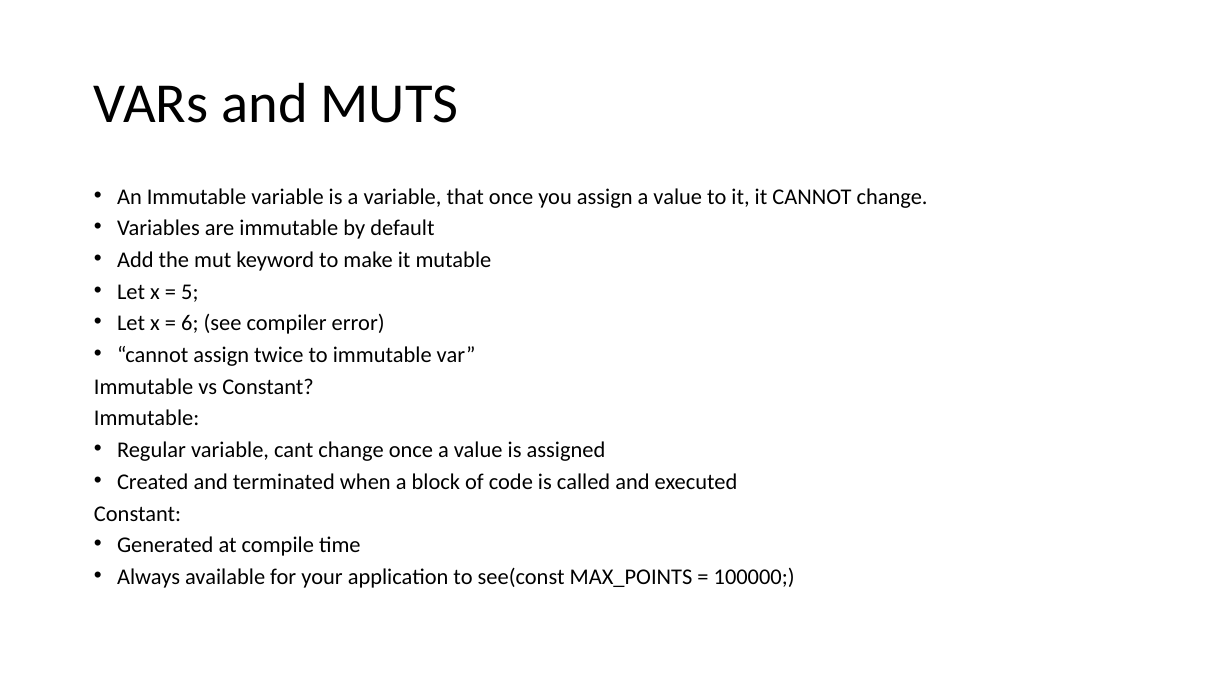
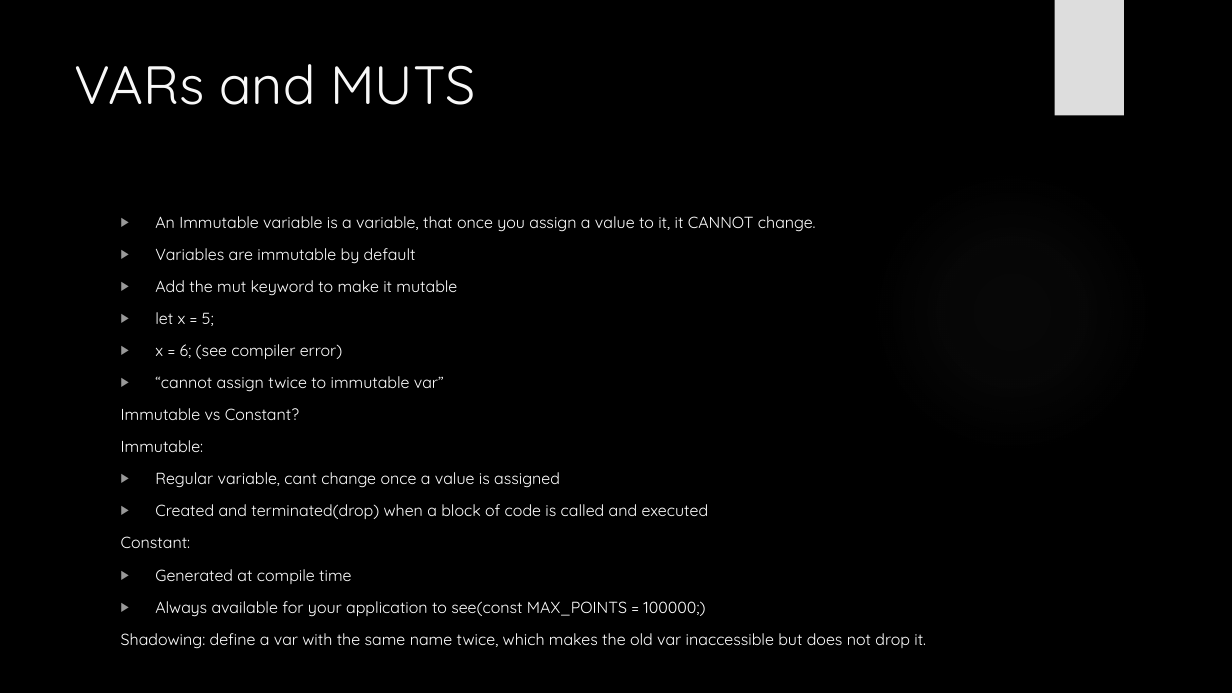
Before and after one commit to AlexbMitchelmore/WebDevRust, a slide deck: slide 8 of RUST.pptx. Drawn at 1232x693 pixels with LibreOffice and Linux fonts; fonts in the diff are those of the drawing; background and template pictures are left out. Boxes give left, top, right and bottom in pixels: in the first picture for what was removed or moved away, otherwise in the second. Text is boxed around its words. In the diff, an @@ line names an element or a change of style, - is before the commit and + after.

```diff
--- a/RUST.pptx
+++ b/RUST.pptx
@@ background #FFFFFF to picture (left out) @@
@@ rectangle added at (1055,0,1124,116), fill #DDDDDD @@
@@ title "VARs and MUTS": place and size @@
-title "VARs and MUTS" at (94,82,459,123)
+title "VARs and MUTS" at (75,64,476,105)
@@ title "VARs and MUTS" at (75,64,476,105): size 44 to 42 pt, font Calibri to Quicksand, text colour #000000 to #F8F8F8; line spacing 0.9 to 1; vertical alignment middle to top @@
@@ ellipse added at (870,169,1154,454), fill gradient #666666 @@
@@ text "An Immutable variable is a ...": place and size @@
-text "An Immutable variable is a ..." at (94,188,928,588)
+text "An Immutable variable is a ..." at (121,216,926,649)
@@ text at (121,216,816,617): size 17.5 to 12.5 pt, font Calibri to Quicksand, text colour #000000 to #FFFFFF in "An Immutable variable is a variable, that ...", "Variables are immutable by default", "Add the mut keyword to make it ...", "“cannot assign twice to immutable var”" and 6 more places; bullet • to ▶; line spacing 0.7 to 1 @@
@@ text at (155,312,343,359): text changed; size 17.5 to 12.5 pt; font Calibri to Quicksand; text colour #000000 to #FFFFFF @@
-• Let x = 5;
-• Let x = 6; (see compiler error)
+▶ let x = 5;
+▶ x = 6; (see compiler error)
@@ text at (155,504,709,519): text changed; size 17.5 to 12.5 pt; font Calibri to Quicksand; text colour #000000 to #FFFFFF @@
-• Created and terminated when a block of code is called and executed
+▶ Created and terminated(drop) when a block of code is called and executed
@@ text at (121,633,926,649): paragraph added @@
+Shadowing: define a var with the same name twice, which makes the old var inaccessible but does not drop it.
```
Also in this commit, not shown: 7 other slides changed, 16 slides added, 12 slides removed, 1 other file.
